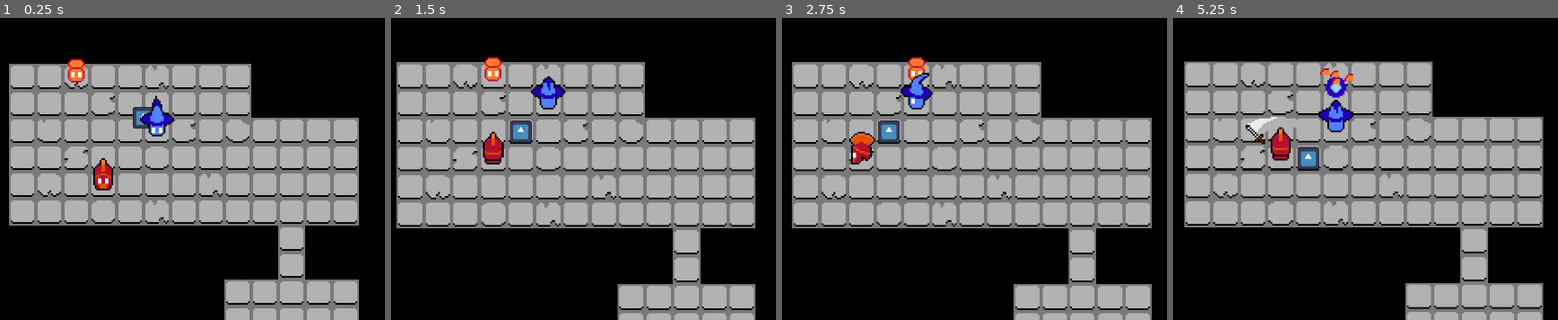
Above: before the commit, frames 1-4 (left to right).
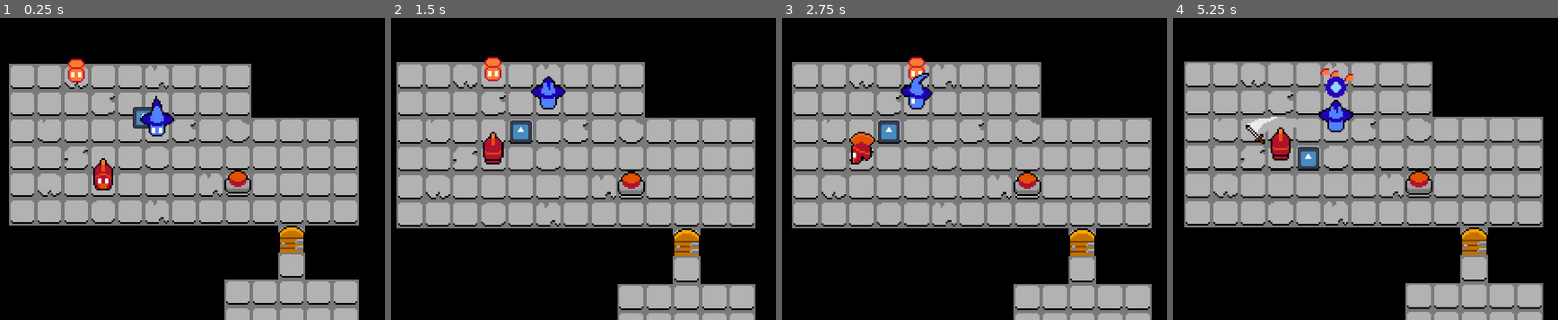
Above: after the commit, the same moments.

Repository: jpsalim21/Swipe-Dungeon
Game: Godot game, scene res://Scenes/CenaTeste.tscn
Same seed, same stepped clock (60 frames per second), same inputs: the game is played once before the commit and once after it. The engine's default icon, where the game draws it, is replaced by a stand-in: a white triangle on a blue panel in a dark square.
Inputs:
- Up to frame 1 (0.25 s): no input
- Up to frame 2 (1.5 s): tap Enter at 0.5 s; hold W (Up) from 0.53 s (still down)
- Up to frame 3 (2.75 s): tap Space at 2 s; release W (Up) at 2.03 s; hold A (Left) from 2.03 s (still down)
- Up to frame 4 (5.25 s): release A (Left) at 3.53 s; hold S (Down) 3.53-4.28 s; hold Right (Right) 4.28-5.03 s; hold W (Up) from 5.03 s (still down)

The runs differ from the first frame. In frame 1, 0.9% of the frame differs, in the area x 58-80%, y 50-78%; in frame 2, 1.0%; in frame 3, 1.0%; in frame 4, 1.1%, in the area x 41-82%, y 19-79%.

Commit message:
Add doors and buttons to open doors

Diff:
--- a/ObjectScenes/Fireball.tscn
+++ b/ObjectScenes/Fireball.tscn
@@ -10,6 +10,7 @@
 script = ExtResource("1_bp20k")
 
 [node name="Fireball" type="Sprite2D" parent="."]
+z_index = 2
 position = Vector2(0, -1)
 texture = ExtResource("1_y250u")
 
--- /dev/null
+++ b/ObjectScenes/Porta.tscn
@@ -0,0 +1,10 @@
+[gd_scene load_steps=3 format=3 uid="uid://dxtocmcryqnvc"]
+
+[ext_resource type="Texture2D" uid="uid://cp3l87oljon4e" path="res://Sprites/Porta.png" id="1_8wx5o"]
+[ext_resource type="Script" uid="uid://b28a72oeu73sj" path="res://Scripts/PortaScript.gd" id="1_260im"]
+
+[node name="Porta" type="Node2D"]
+script = ExtResource("1_260im")
+
+[node name="Sprite2D" type="Sprite2D" parent="."]
+texture = ExtResource("1_8wx5o")
--- /dev/null
+++ b/ObjectScenes/botao.tscn
@@ -0,0 +1,40 @@
+[gd_scene load_steps=6 format=3 uid="uid://clqiaxjkujys3"]
+
+[ext_resource type="Texture2D" uid="uid://bd63lfjkbduv7" path="res://Sprites/Botao.png" id="1_ff1dp"]
+[ext_resource type="Script" uid="uid://ca6l7k7mu6vf8" path="res://Scripts/ButtonScript.gd" id="1_gcg7w"]
+
+[sub_resource type="AtlasTexture" id="AtlasTexture_gcg7w"]
+atlas = ExtResource("1_ff1dp")
+region = Rect2(32, 0, 32, 32)
+
+[sub_resource type="AtlasTexture" id="AtlasTexture_q21i1"]
+atlas = ExtResource("1_ff1dp")
+region = Rect2(0, 0, 32, 32)
+
+[sub_resource type="SpriteFrames" id="SpriteFrames_k8km7"]
+animations = [{
+"frames": [{
+"duration": 1.0,
+"texture": SubResource("AtlasTexture_gcg7w")
+}],
+"loop": false,
+"name": &"Pressed",
+"speed": 5.0
+}, {
+"frames": [{
+"duration": 1.0,
+"texture": SubResource("AtlasTexture_q21i1")
+}],
+"loop": false,
+"name": &"default",
+"speed": 5.0
+}]
+
+[node name="Botao" type="Node2D"]
+script = ExtResource("1_gcg7w")
+
+[node name="AnimatedSprite2D" type="AnimatedSprite2D" parent="."]
+position = Vector2(8, -9)
+sprite_frames = SubResource("SpriteFrames_k8km7")
+animation = &"Pressed"
+autoplay = "default"
--- a/Scenes/CenaTeste.tscn
+++ b/Scenes/CenaTeste.tscn
@@ -14,6 +14,8 @@
 [ext_resource type="Texture2D" uid="uid://dobd4ghii3kq1" path="res://icon.svg" id="11_5gdr1"]
 [ext_resource type="Script" uid="uid://b5bu6rga04uf6" path="res://Scripts/EnemyController.gd" id="13_a3s4c"]
 [ext_resource type="Shader" uid="uid://dr1ydyoitexet" path="res://Shader/BlinkShader.gdshader" id="13_myfth"]
+[ext_resource type="PackedScene" uid="uid://clqiaxjkujys3" path="res://ObjectScenes/botao.tscn" id="15_7y3am"]
+[ext_resource type="PackedScene" uid="uid://dxtocmcryqnvc" path="res://ObjectScenes/Porta.tscn" id="16_j6cyg"]
 
 [sub_resource type="TileSetAtlasSource" id="TileSetAtlasSource_ede5x"]
 texture = ExtResource("1_6iqmv")
@@ -261,3 +263,10 @@
 
 [node name="Timer" type="Timer" parent="EnemyController"]
 one_shot = true
+
+[node name="Botao" parent="." instance=ExtResource("15_7y3am")]
+position = Vector2(56, 32)
+
+[node name="Porta" parent="." node_paths=PackedStringArray("botoes") instance=ExtResource("16_j6cyg")]
+position = Vector2(88, 71)
+botoes = [NodePath("../Botao")]
--- /dev/null
+++ b/Scripts/ButtonScript.gd
@@ -0,0 +1,23 @@
+class_name TileButton
+extends Node2D
+
+signal pressionado
+
+@onready var tilemap: Gridmap = %tilemap
+@onready var sprite: AnimatedSprite2D = $AnimatedSprite2D
+
+var tilePos : Vector2i:
+	set(value):
+		tilePos = value
+		global_position = tilemap.map_to_local(value)
+
+func _ready() -> void:
+	tilePos = tilemap.local_to_map(global_position)
+	var tile : Tile = tilemap.map[tilePos]
+	tile.playerUnitEntrou.connect(playerUnitEntrou)
+
+
+func playerUnitEntrou():
+	sprite.play("Pressed")
+	pressionado.emit()
+	print("Botão pressionado!")
--- a/Scripts/Grid/Tile.gd
+++ b/Scripts/Grid/Tile.gd
@@ -1,5 +1,8 @@
 class_name Tile
 extends Object
+
+signal playerUnitEntrou
+
 
 var anterior : Vector2i
 var custo : int
@@ -7,7 +10,11 @@
 	get():
 		return unit != null
 var unit : Unit = null
-var playerUnit : bool = false
+var playerUnit : bool = false:
+	set(value):
+		playerUnit = value
+		if value:
+			playerUnitEntrou.emit()
 
 func _init(_anterior : Vector2i, _custo : int) -> void:
 	anterior = _anterior
--- /dev/null
+++ b/Scripts/PortaScript.gd
@@ -0,0 +1,27 @@
+@tool
+extends Unit
+
+@export var botoes : Array[TileButton] = []
+@onready var sprite: Sprite2D = $Sprite2D
+
+var contagem : int = 1
+
+func _ready() -> void:
+	super._ready()
+	contagem = botoes.size()
+	for b in botoes:
+		b.pressionado.connect(botaoApertado)
+
+func botaoApertado():
+	contagem -= 1
+	if contagem <= 0:
+		tilemap.map[tileAtual].unit = null
+		var tween : Tween = create_tween()
+		tween.tween_property(sprite, "scale", Vector2.ZERO, 1.0).set_trans(Tween.TRANS_ELASTIC)
+		await tween.finished
+		queue_free()
+
+func _draw() -> void:
+	if Engine.is_editor_hint():
+		for b in botoes:
+			draw_line(Vector2.ZERO, (b.global_position - global_position), Color.GREEN, 2.0)
Not shown: 1 places in Scenes/CenaTeste.tscn that only renumber resources
Not shown, added: Scripts/ButtonScript.gd.uid
Not shown, added: Scripts/PortaScript.gd.uid
Not shown, changed: TODO.txt
